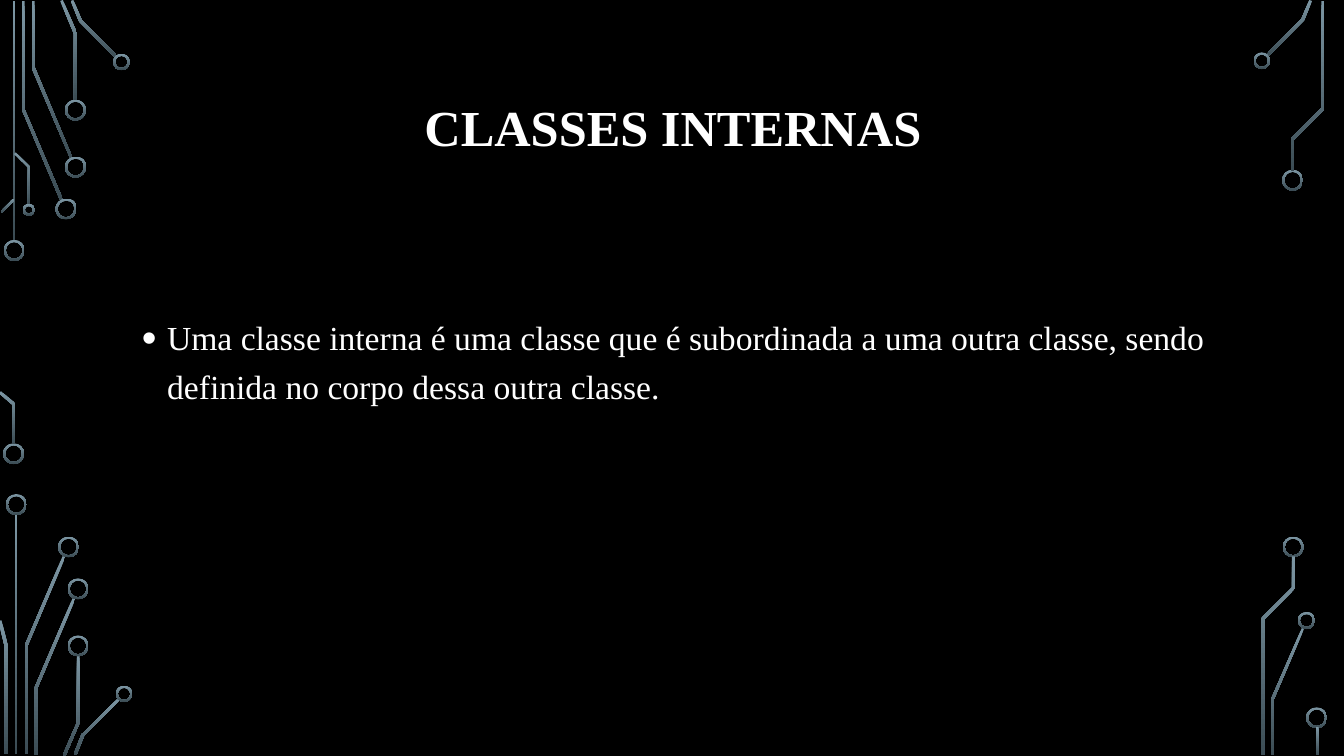
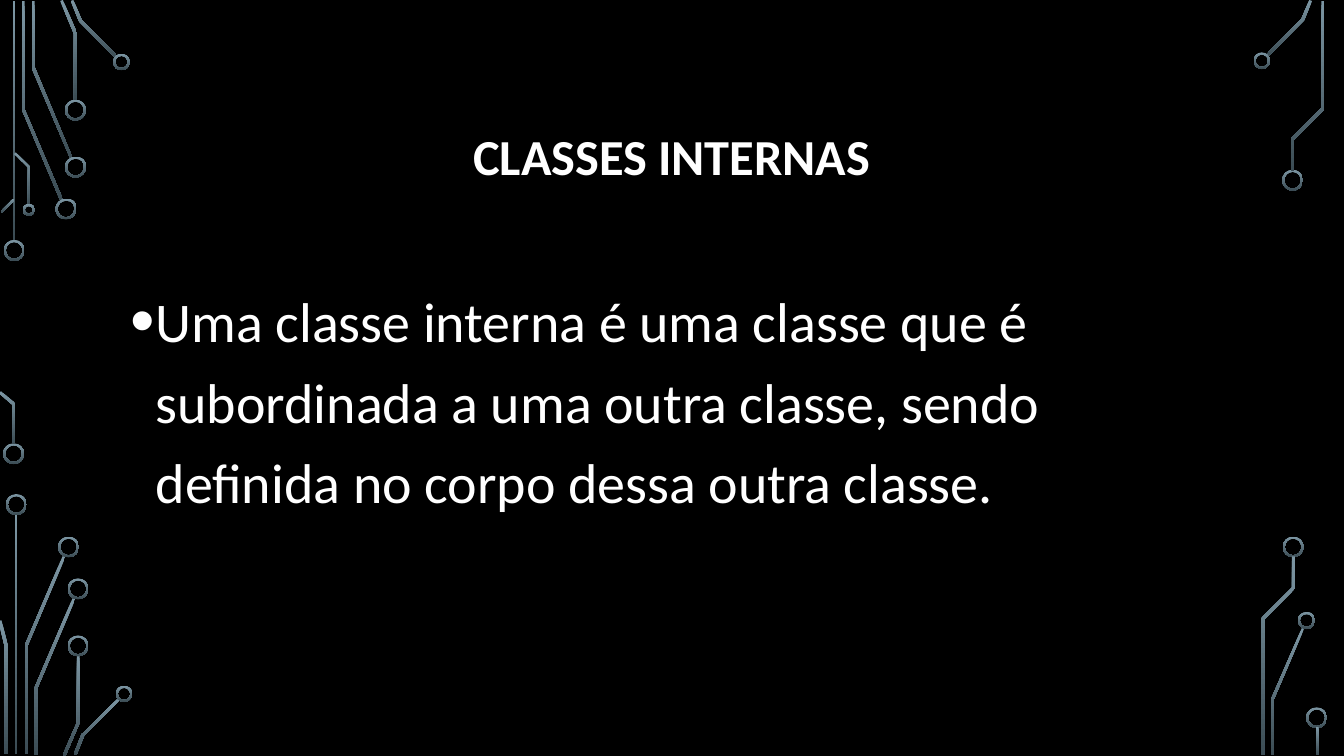
Before and after one commit to JMarques12/Senai2023, a slide deck: slide 3 of FPOO/aula 18/Programação Orientada a Objetos POO.pptx (slide 4 before the commit). Drawn at 1344x756 pixels with LibreOffice and Linux fonts; fonts in the diff are those of the drawing; background and template pictures are left out. Boxes give left, top, right and bottom in pixels: in the first picture for what was removed or moved away, otherwise in the second. Text is boxed around its words. In the diff, an @@ line names an element or a change of style, - is before the commit and + after.

```diff
--- a/FPOO/aula 18/Programação Orientada a Objetos POO.pptx
+++ b/FPOO/aula 18/Programação Orientada a Objetos POO.pptx
@@ title "CLASSES INTERNAS": place and size @@
-title "CLASSES INTERNAS" at box(424, 112, 921, 147)
+title "CLASSES INTERNAS" at box(473, 142, 870, 176)
@@ title "CLASSES INTERNAS" at box(473, 142, 870, 176): font Times New Roman to Calibri; alignment left to centre @@
@@ text "Uma classe interna é uma ...": place and size @@
-text "Uma classe interna é uma ..." at box(167, 326, 1203, 405)
+text "Uma classe interna é uma ..." at box(156, 303, 1039, 512)
@@ text "Uma classe interna é uma ..." at box(156, 303, 1039, 512): size 24 to 40 pt, font Times New Roman to Calibri @@
```
Also in this commit, not shown: 2 other slides changed, 1 slide removed.
